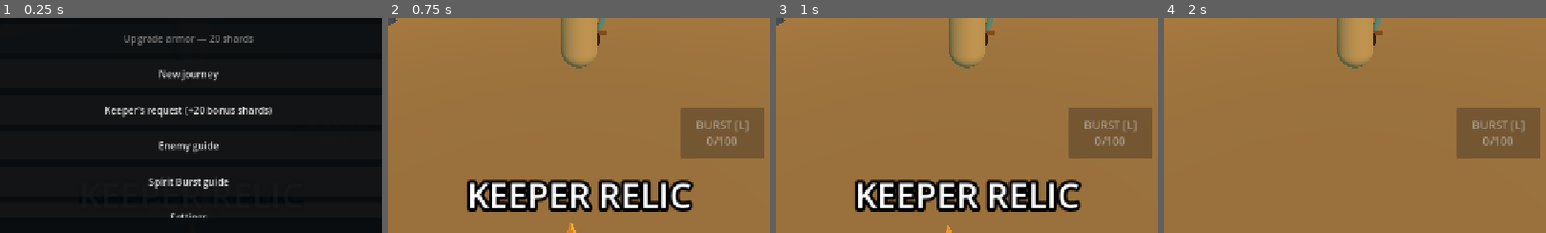
Above: before the commit, frames 1-4 (left to right).
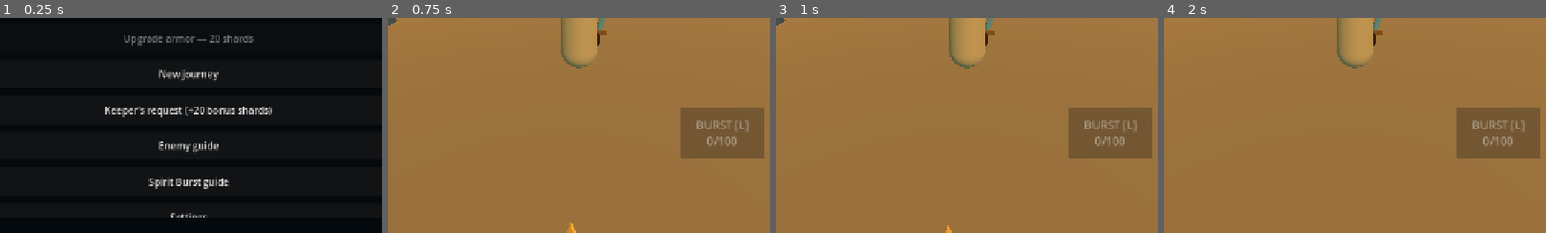
Above: after the commit, the same moments.

Repository: Hirukshanan/veil-of-veyra
Game: Godot game, scene res://scenes/main.tscn
Same seed, same stepped clock (60 frames per second), same inputs: the game is played once before the commit and once after it.
Inputs:
- Up to frame 1 (0.25 s): no input
- Up to frame 2 (0.75 s): click "Begin: The Silent Shore" at 0.5 s
- Up to frame 3 (1 s): no input
- Up to frame 4 (2 s): click "DODGE READY" at 1.25 s
The pictures show only the part of the screen within x 25-75%, y 50-100%; the shares and areas given below are measured in that part.

The runs differ from the first frame. In frame 2, 7.9% of the frame differs, in the area x 20-80%, y 75-91%; in frame 3, 7.9%; in frame 4, nothing differs.

Commit message:
fix: address label and lantern obstruction found in visual review

Diff:
--- a/scripts/campaign.gd
+++ b/scripts/campaign.gd
@@ -42,7 +42,7 @@
 func _build_lantern() -> void:
 	lantern = Node3D.new()
 	lantern.name = "ChapterLantern"
-	lantern.position = [Vector3(-7, 0, 1), Vector3(7, 0, 1), Vector3(0, 0, 5)][chapter]
+	lantern.position = [Vector3(-7, 0, 1), Vector3(7, 0, 1), Vector3(5, 0, 5)][chapter]
 	add_child(lantern)
 	var pedestal := MeshInstance3D.new()
 	var stone := CylinderMesh.new()
@@ -198,7 +198,7 @@
 	overlay.process_mode = Node.PROCESS_MODE_ALWAYS
 	add_child(overlay)
 	var shade := ColorRect.new()
-	shade.color = Color(0.015, 0.035, 0.055, 0.96)
+	shade.color = Color(0.015, 0.035, 0.055, 1.0)
 	shade.set_anchors_and_offsets_preset(Control.PRESET_FULL_RECT)
 	overlay.add_child(shade)
 	menu_scroll = ScrollContainer.new()
--- a/scripts/relic_hunt.gd
+++ b/scripts/relic_hunt.gd
@@ -45,6 +45,14 @@
 			collected += 1
 			relic.queue_free()
 
+func _process(_delta: float) -> void:
+	var camera := get_viewport().get_camera_3d()
+	if camera == null:
+		return
+	for relic in relics:
+		var label := relic.get_child(1) as Label3D
+		label.visible = camera.global_position.distance_to(label.global_position) > 3.0
+
 func progress_text() -> String:
 	if collected == RELIC_COUNT:
 		return "Keeper relics: 3/3 — Defeat the dragon for +20 shards"
Not shown, changed: VALIDATION.md
